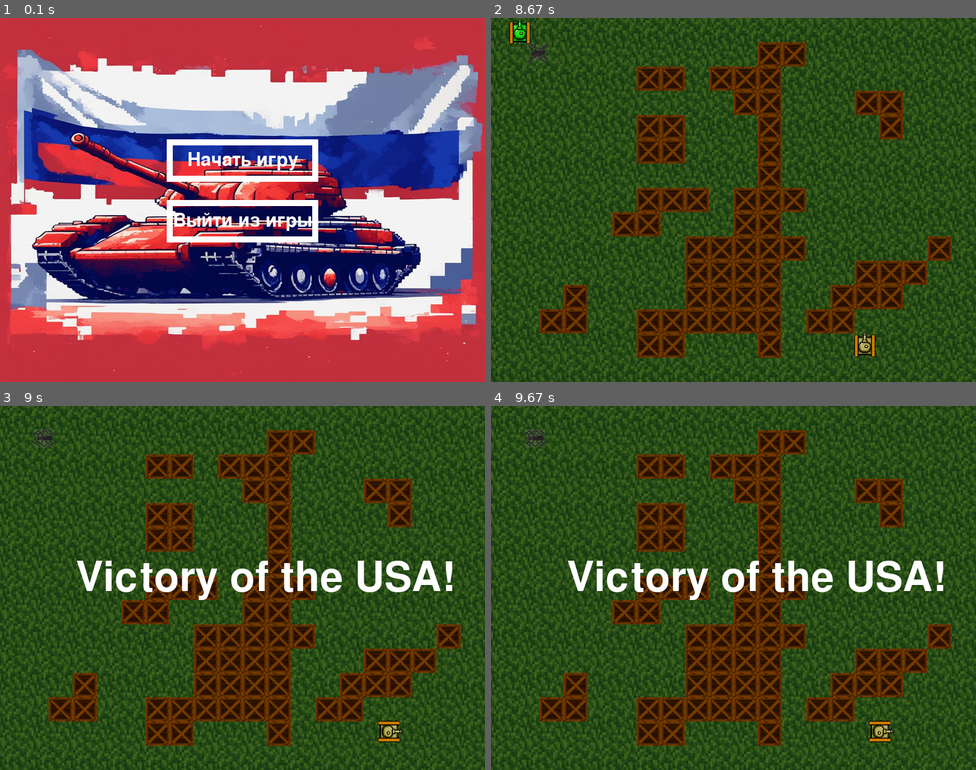
Above: before the commit, frames 1-4 (two rows, left to right).
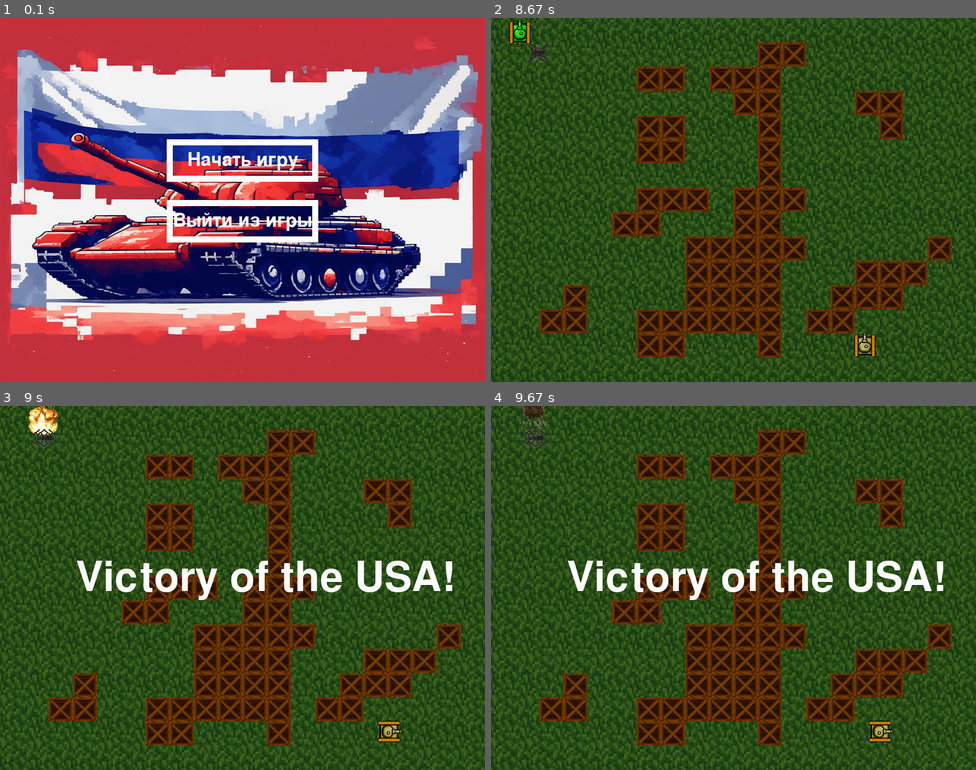
Above: after the commit, the same moments.

Repository: Pahtll/PyGameProjectDec2023
Game: pygame game, started from main.py
The game is run twice, just before and just after one commit, with the same random seed, the same clock (stepped at 60 frames per second) and the same inputs.
Inputs (mouse positions are in pixels of both pictures, inside the frame that each line leads up to):
- Up to frame 1 (0.1 s): no input
- Up to frame 2 (8.67 s): click "Начать игру" at 0.38 s; tap Space at 0.67, 1.07, 1.37, 1.57, 1.9, 2.2, 2.4, 2.7, 2.97, 3.3, 3.6, 3.73, 4.13, 4.43, 4.8, 5.2, 5.5, 5.7, 6, 6.2, 6.53, 6.83, 7.03, 7.33, 7.6, 7.93, 8.23, 8.37 s; hold Right 1-1.47 s; hold D 1-1.47 s; move the mouse to (733, 221) at 1.03 s; hold Up 1.5-1.8 s; hold W 1.5-1.8 s; move the mouse to (782, 280) at 1.53 s; hold Right 1.83-2.3 s; hold D 1.83-2.3 s; move the mouse to (583, 287) at 1.87 s; tap Right Ctrl at 1.98, 3.38, 4.88, 6.28, 7.68 s; hold Left 2.33-2.87 s; hold A 2.33-2.87 s; move the mouse to (912, 327) at 2.37 s; hold Down 2.9-3.2 s; hold S 2.9-3.2 s; move the mouse to (607, 65) at 2.93 s; hold Left 3.23-3.63 s; hold A 3.23-3.63 s; move the mouse to (617, 127) at 3.27 s; hold Up 3.67-4.03 s; hold W 3.67-4.03 s; move the mouse to (709, 294) at 3.7 s; hold Right 4.07-4.7 s; hold D 4.07-4.7 s; move the mouse to (733, 243) at 4.1 s; hold Down 4.73-5.1 s; hold S 4.73-5.1 s; move the mouse to (917, 338) at 4.77 s; hold Left 5.13-5.6 s; hold A 5.13-5.6 s; move the mouse to (665, 123) at 5.17 s; hold Right 5.63-6.1 s; hold D 5.63-6.1 s; move the mouse to (830, 170) at 5.67 s; hold Up 6.13-6.43 s; hold W 6.13-6.43 s; move the mouse to (903, 294) at 6.17 s; hold Right 6.47-6.93 s; hold D 6.47-6.93 s; move the mouse to (883, 192) at 6.5 s; hold Left 6.97-7.5 s; hold A 6.97-7.5 s; move the mouse to (578, 236) at 7 s; hold Down 7.53-7.83 s; hold S 7.53-7.83 s; move the mouse to (578, 152) at 7.57 s; hold Left 7.87-8.27 s; hold A 7.87-8.27 s; move the mouse to (592, 130) at 7.9 s; hold Up from 8.3 s (still down); hold W from 8.3 s (still down); move the mouse to (840, 112) at 8.33 s
- Up to frame 3 (9 s): release Up at 8.67 s; release W at 8.67 s; hold Right from 8.7 s (still down); hold D from 8.7 s (still down); move the mouse to (126, 653) at 8.73 s; tap Space at 8.77 s; tap Right Ctrl at 8.85 s
- Up to frame 4 (9.67 s): tap Space at 9.07 s; release Right at 9.33 s; release D at 9.33 s

Frames 1-2 are identical in both runs. In frame 3, 0.4% of the frame differs, in the area x 5-13%, y 0-8%; in frame 4, 0.2%.

Commit message:
Добавлен взрыв
Взрыв происходит после смерти танка

Co-Authored-By: haieheis <152368849+haieheis@users.noreply.github.com>
Co-Authored-By: virety <152374356+virety@users.noreply.github.com>

Diff:
--- /dev/null
+++ b/animations.py
@@ -0,0 +1,114 @@
+import pygame as pg
+
+class Explosion:
+    """В этом классе описан объект взрыв, который происходит при смерти танка"""
+
+    def __init__(self):
+        # Текущий кадр
+        self.frame_index = 0
+        # Кадры взрыва
+        self.frames = [pg.image.load('images/animations/explosion/frame_00_delay-0.05s.png'),
+                      pg.image.load('images/animations/explosion/frame_00_delay-0.05s.png'),
+
+                      pg.image.load('images/animations/explosion/frame_01_delay-0.05s.png'),
+                      pg.image.load('images/animations/explosion/frame_01_delay-0.05s.png'),
+
+                      pg.image.load('images/animations/explosion/frame_02_delay-0.05s.png'),
+                      pg.image.load('images/animations/explosion/frame_02_delay-0.05s.png'),
+
+                      pg.image.load('images/animations/explosion/frame_03_delay-0.05s.png'),
+                      pg.image.load('images/animations/explosion/frame_03_delay-0.05s.png'),
+
+                      pg.image.load('images/animations/explosion/frame_04_delay-0.05s.png'),
+                      pg.image.load('images/animations/explosion/frame_04_delay-0.05s.png'),
+
+                      pg.image.load('images/animations/explosion/frame_05_delay-0.05s.png'),
+                      pg.image.load('images/animations/explosion/frame_05_delay-0.05s.png'),
+
+                      pg.image.load('images/animations/explosion/frame_06_delay-0.05s.png'),
+                      pg.image.load('images/animations/explosion/frame_06_delay-0.05s.png'),
+
+                      pg.image.load('images/animations/explosion/frame_07_delay-0.05s.png'),
+                      pg.image.load('images/animations/explosion/frame_07_delay-0.05s.png'),
+
+                      pg.image.load('images/animations/explosion/frame_08_delay-0.05s.png'),
+                      pg.image.load('images/animations/explosion/frame_08_delay-0.05s.png'),
+
+                      pg.image.load('images/animations/explosion/frame_09_delay-0.05s.png'),
+                      pg.image.load('images/animations/explosion/frame_09_delay-0.05s.png'),
+
+                      pg.image.load('images/animations/explosion/frame_10_delay-0.05s.png'),
+                      pg.image.load('images/animations/explosion/frame_10_delay-0.05s.png'),
+
+                      pg.image.load('images/animations/explosion/frame_11_delay-0.05s.png'),
+                      pg.image.load('images/animations/explosion/frame_11_delay-0.05s.png'),
+
+                      pg.image.load('images/animations/explosion/frame_12_delay-0.05s.png'),
+                      pg.image.load('images/animations/explosion/frame_12_delay-0.05s.png'),
+
+                      pg.image.load('images/animations/explosion/frame_13_delay-0.05s.png'),
+                      pg.image.load('images/animations/explosion/frame_13_delay-0.05s.png'),
+
+                      pg.image.load('images/animations/explosion/frame_14_delay-0.05s.png'),
+                      pg.image.load('images/animations/explosion/frame_14_delay-0.05s.png'),
+
+                      pg.image.load('images/animations/explosion/frame_15_delay-0.05s.png'),
+                      pg.image.load('images/animations/explosion/frame_15_delay-0.05s.png'),
+
+                      pg.image.load('images/animations/explosion/frame_16_delay-0.05s.png'),
+                      pg.image.load('images/animations/explosion/frame_16_delay-0.05s.png'),
+
+                      pg.image.load('images/animations/explosion/frame_17_delay-0.05s.png'),
+                      pg.image.load('images/animations/explosion/frame_17_delay-0.05s.png'),
+
+                      pg.image.load('images/animations/explosion/frame_18_delay-0.05s.png'),
+                      pg.image.load('images/animations/explosion/frame_18_delay-0.05s.png'),
+
+                      pg.image.load('images/animations/explosion/frame_19_delay-0.05s.png'),
+                      pg.image.load('images/animations/explosion/frame_19_delay-0.05s.png'),
+
+                      pg.image.load('images/animations/explosion/frame_20_delay-0.05s.png'),
+                      pg.image.load('images/animations/explosion/frame_20_delay-0.05s.png'),
+
+                      pg.image.load('images/animations/explosion/frame_21_delay-0.05s.png'),
+                      pg.image.load('images/animations/explosion/frame_21_delay-0.05s.png'),
+
+                      pg.image.load('images/animations/explosion/frame_22_delay-0.05s.png'),
+                      pg.image.load('images/animations/explosion/frame_22_delay-0.05s.png'),
+
+                      pg.image.load('images/animations/explosion/frame_23_delay-0.05s.png'),
+                      pg.image.load('images/animations/explosion/frame_23_delay-0.05s.png'),
+
+                      pg.image.load('images/animations/explosion/frame_24_delay-0.05s.png'),
+                      pg.image.load('images/animations/explosion/frame_24_delay-0.05s.png'),
+
+                      pg.image.load('images/animations/explosion/frame_25_delay-0.05s.png'),
+                      pg.image.load('images/animations/explosion/frame_25_delay-0.05s.png'),
+
+                      pg.image.load('images/animations/explosion/frame_26_delay-0.05s.png'),
+                      pg.image.load('images/animations/explosion/frame_26_delay-0.05s.png'),
+
+                      pg.image.load('images/animations/explosion/frame_27_delay-0.05s.png'),
+                      pg.image.load('images/animations/explosion/frame_27_delay-0.05s.png'),
+
+                      pg.image.load('images/animations/explosion/frame_28_delay-0.05s.png'),
+                      pg.image.load('images/animations/explosion/frame_28_delay-0.05s.png'),
+
+                      pg.image.load('images/animations/explosion/frame_29_delay-0.05s.png'),
+                      pg.image.load('images/animations/explosion/frame_29_delay-0.05s.png'),
+
+                      pg.image.load('images/animations/explosion/frame_30_delay-0.05s.png'),
+                      pg.image.load('images/animations/explosion/frame_30_delay-0.05s.png'),
+
+                      pg.image.load('images/animations/explosion/frame_31_delay-0.05s.png'),
+                      pg.image.load('images/animations/explosion/frame_31_delay-0.05s.png'),
+
+                      pg.image.load('images/animations/explosion/frame_32_delay-0.05s.png'),
+                      pg.image.load('images/animations/explosion/frame_32_delay-0.05s.png')]
+
+    def boom(self, screen, x, y):
+        """Метод boom вызывает анимацию взрыва"""
+
+        if self.frame_index != len(self.frames):
+            screen.blit(self.frames[self.frame_index], (x - 30, y - 30))
+            self.frame_index += 1
--- a/run.py
+++ b/run.py
@@ -1,7 +1,7 @@
 import pygame as pg
 from pygame.sprite import Group
 from escape import EscapeMenu
-import background, menu, controls, tank, field
+import background, menu, controls, tank, field, animations
 
 # Запуск программы
 pg.init()
@@ -22,11 +22,10 @@
 # Главное меню
 main_menu = menu.MainMenu(screen)
 
-
 # Установка сложности игры // Оставляйте 1 пока что
 
 def RunGame():
-    controls.set_difficulty("test")
+    controls.set_difficulty('test')
     # Задний фон для игры
     background_image = background.create_background()
 
@@ -42,6 +41,9 @@
     tank_topleft = tank.TankTopLeft(screen, 0, 0)
     tank_bottomright = tank.TankBottomRight(screen, 764, 558)
 
+    #Создание экземпляра класса взрыв
+    explosion = animations.Explosion()
+
     # Создание поля. Генерация случайного поля, которое будет использоваться до конца игры.
     field_of_boxes = field.Field(boxes)
     field_of_boxes.generate((10, 30), (1, 10))
@@ -52,13 +54,13 @@
 
     # Эта переменная отвечает за то, какой кадр будет использоваться в анимации коптера
     copter_image_index = 0
-
     running = True
     while running:
         # Количество фпс
         clock.tick(FPS)
 
         if main_menu.is_opened == False:
+
             # Постоянное отображение заднего фона игры
             screen.blit(background_image, (0, 0))
 
@@ -68,8 +70,8 @@
             # Объектам tank_topleft и tank_bottomright передаются набор пуль и коробок
             tank_topleft.shot(bullets_topleft, boxes, tank_bottomright, copters)
             tank_bottomright.shot(bullets_bottomright, boxes, tank_topleft, copters)
-            tank_topleft.is_alive()
-            tank_bottomright.is_alive()
+            tank_topleft.is_alive(explosion)
+            tank_bottomright.is_alive(explosion)
 
             # Отображение спрайта танка
             tank_topleft.update()
--- a/tank.py
+++ b/tank.py
@@ -1,7 +1,7 @@
 """Создание пуль, танков"""
 import pygame as pg
 import pygame.sprite
-import field, copter
+import field, copter, animations
 
 class Bullet(pg.sprite.Sprite):
     """Создаём пулю, которая является спрайтом"""
@@ -68,13 +68,15 @@
         """Получение координат коробок"""
         self.boxes_coordinates = transferred_boxes_coordinates
 
-    def is_alive(self):
+    def is_alive(self, explosion):
 
         if self.hp > 0:
             self.alive = True
 
         else:
+            explosion.boom(self.screen, self.rect.centerx, self.rect.centery)
             self.alive = False
+
 
     def shot(self, bullets, boxes, other_tank, copters):
         """
Binary file added: images/animations/explosion/frame_00_delay-0.05s.png
Binary file added: images/animations/explosion/frame_01_delay-0.05s.png
Binary file added: images/animations/explosion/frame_02_delay-0.05s.png
Binary file added: images/animations/explosion/frame_03_delay-0.05s.png
Binary file added: images/animations/explosion/frame_04_delay-0.05s.png
Binary file added: images/animations/explosion/frame_05_delay-0.05s.png
Binary file added: images/animations/explosion/frame_06_delay-0.05s.png
Binary file added: images/animations/explosion/frame_07_delay-0.05s.png
Binary file added: images/animations/explosion/frame_08_delay-0.05s.png
Binary file added: images/animations/explosion/frame_09_delay-0.05s.png
Binary file added: images/animations/explosion/frame_10_delay-0.05s.png
Binary file added: images/animations/explosion/frame_11_delay-0.05s.png
(and 21 more such lines)
